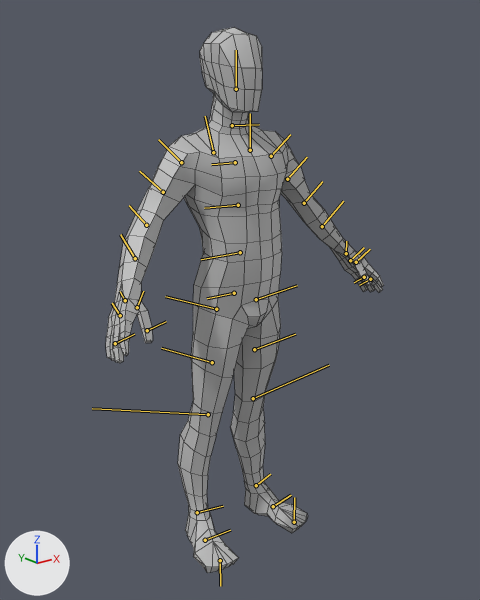
The FBX model Bullet Ballet Prototype/Assets/Meshes/Rigs/Player_001_Combined_002_Standard.fbx, before and after one commit.
Camera for both pictures: a 50 mm camera at (-1.144, -1.44, 1.367) aimed at (0.002, -0.007, 0.794). Lighting does not change. The marker at lower left points along +X, +Y and +Z. Both versions are drawn at the pose saved in each file; the numbers are the values there. The bones that bend it are drawn over the model as lines. Mesh edges are drawn as thin lines.

Names of what the first picture shows: 'Player_001_Combined_001_Standard'.
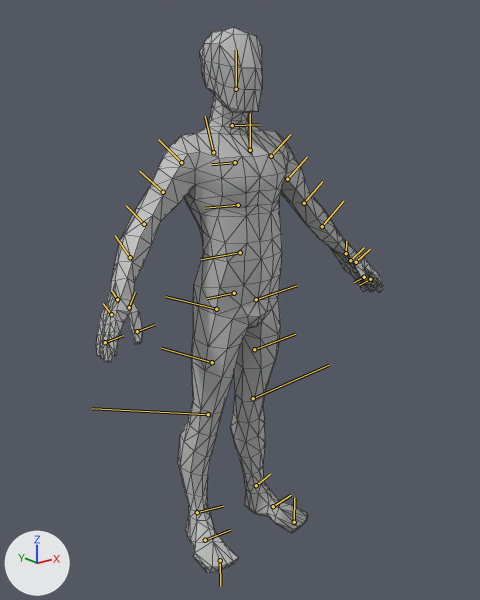
Edits to the scene script, one JSON object a line:
```json
{"block": "bone_r_bicep_roll_jnt", "where": "bone_r_bicep_roll_jnt = bpy.data.objects['Armature'].pose.bones['R_Bicep_Roll_JNT']  # child of 'R_Shoulder_JNT'"}
{"op": "set", "path": "bone_r_bicep_roll_jnt.rotation_quaternion", "old": "(1.0, 0.0, 0.0, 0.0)", "new": "(0.998, 0.0, -0.057, 0.0)", "note": "degrees (0, 0, 0) -> degrees (0, -7, 0)"}
{"block": "bone_r_elbow_jnt", "where": "bone_r_elbow_jnt = bpy.data.objects['Armature'].pose.bones['R_Elbow_JNT']  # child of 'R_Bicep_Roll_JNT'"}
{"op": "set", "path": "bone_r_elbow_jnt.rotation_quaternion", "old": "(1.0, 0.0, 0.0, 0.0)", "new": "(1.0, 0.0, 0.017, 0.0)", "note": "degrees (0, 0, 0) -> degrees (0, 2, 0)"}
```

Pixel boxes [x1, y1, x2, y2] of what changed, in the pictures (480 x 600 px):
```json
{"object": "Player_001_Combined_001_Standard", "change": "posed", "before": [106, 27, 384, 573], "after": [96, 27, 384, 573]}
{"bone": "R_Elbow_JNT", "before": "(146, 225) to (129, 205)", "after": "(144, 224) to (126, 205)"}
```
